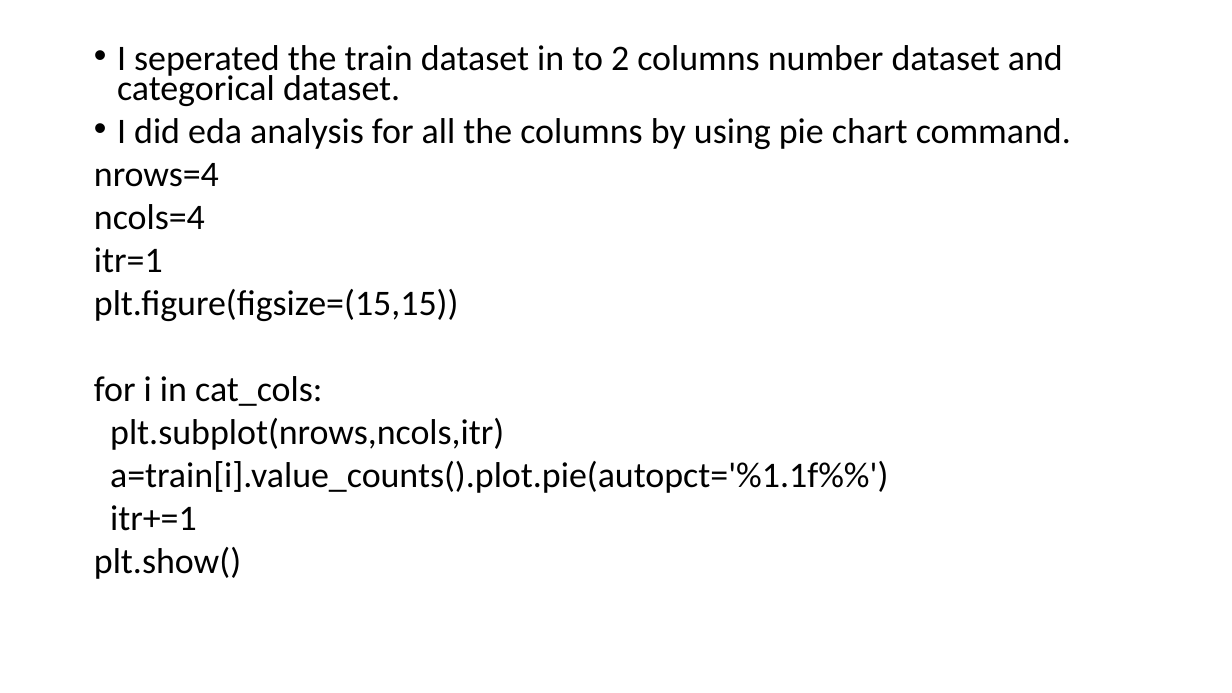
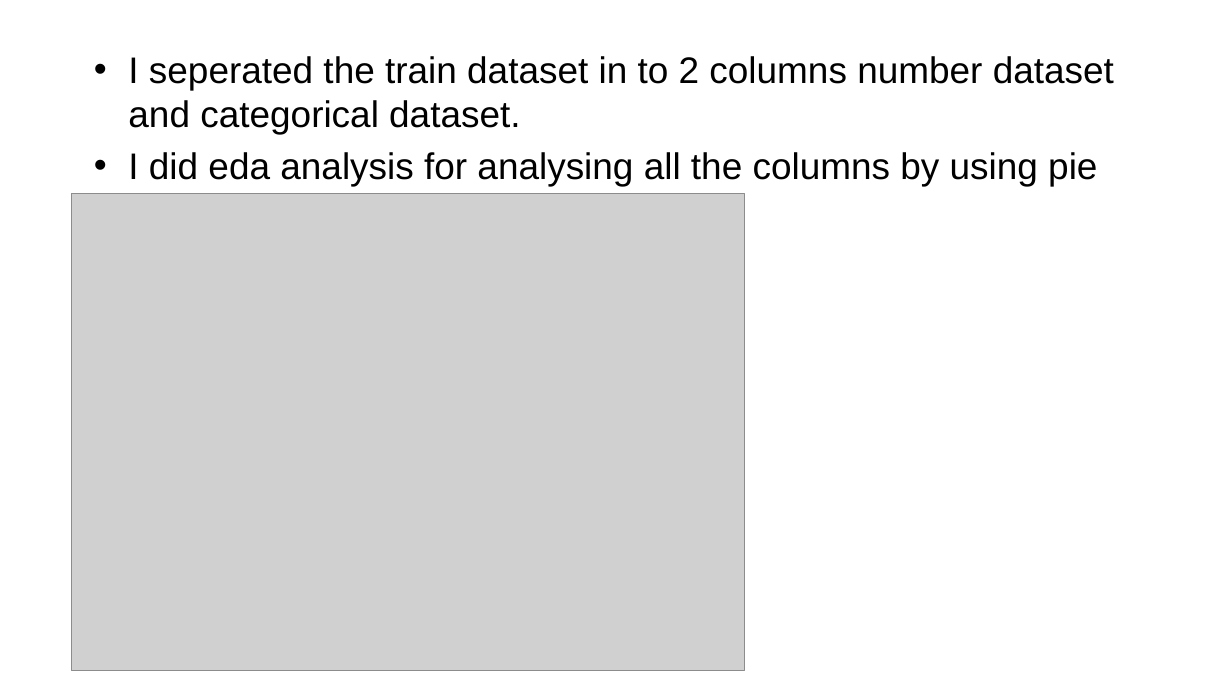
Before and after one commit to adityaravichander45/october-wkshop, a slide deck: slide 8 of Hackathon workshop.pptx (slide 7 before the commit). Drawn at 1232x693 pixels with LibreOffice and Linux fonts; fonts in the diff are those of the drawing; grey boxes stand for pictures; background and template pictures are left out. Boxes give left, top, right and bottom in pixels: in the first picture for what was removed or moved away, otherwise in the second. Text is boxed around its words. In the diff, an @@ line names an element or a change of style, - is before the commit and + after.

```diff
--- a/Hackathon workshop.pptx
+++ b/Hackathon workshop.pptx
@@ text at (x1=128, y1=56, x2=1114, y2=134): size 28 to 28.8 pt, font Calibri to Arial in "I seperated the train dataset in to ..."; indent changed; line spacing 0.7 to 1; less space between paragraphs @@
@@ text at (x1=128, y1=152, x2=1097, y2=186): text changed; size 28 to 28.8 pt; font Calibri to Arial @@
-• I did eda analysis for all the columns by using pie chart command.
-nrows=4
-ncols=4
-itr=1
-plt.figure(figsize=(15,15))
-for i in cat_cols:
-plt.subplot(nrows,ncols,itr)
-a=train[i].value_counts().plot.pie(autopct='%1.1f%%')
-itr+=1
-plt.show()
+• I did eda analysis for analysing all the columns by using pie chart command.
@@ picture added at (x1=71, y1=194, x2=745, y2=671) @@
```
Also in this commit, not shown: 7 other slides changed, 3 slides added, 12 slides removed.
